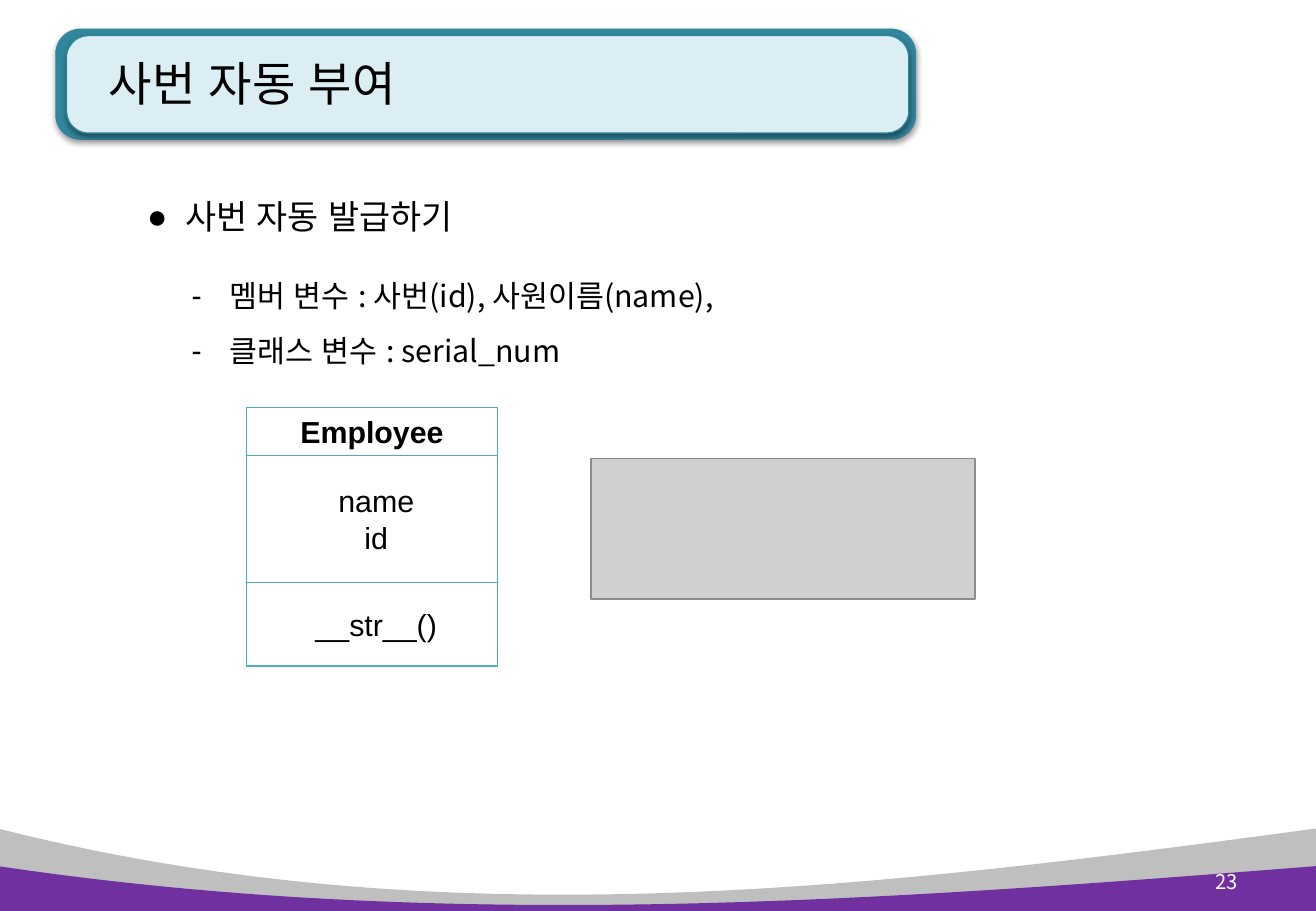
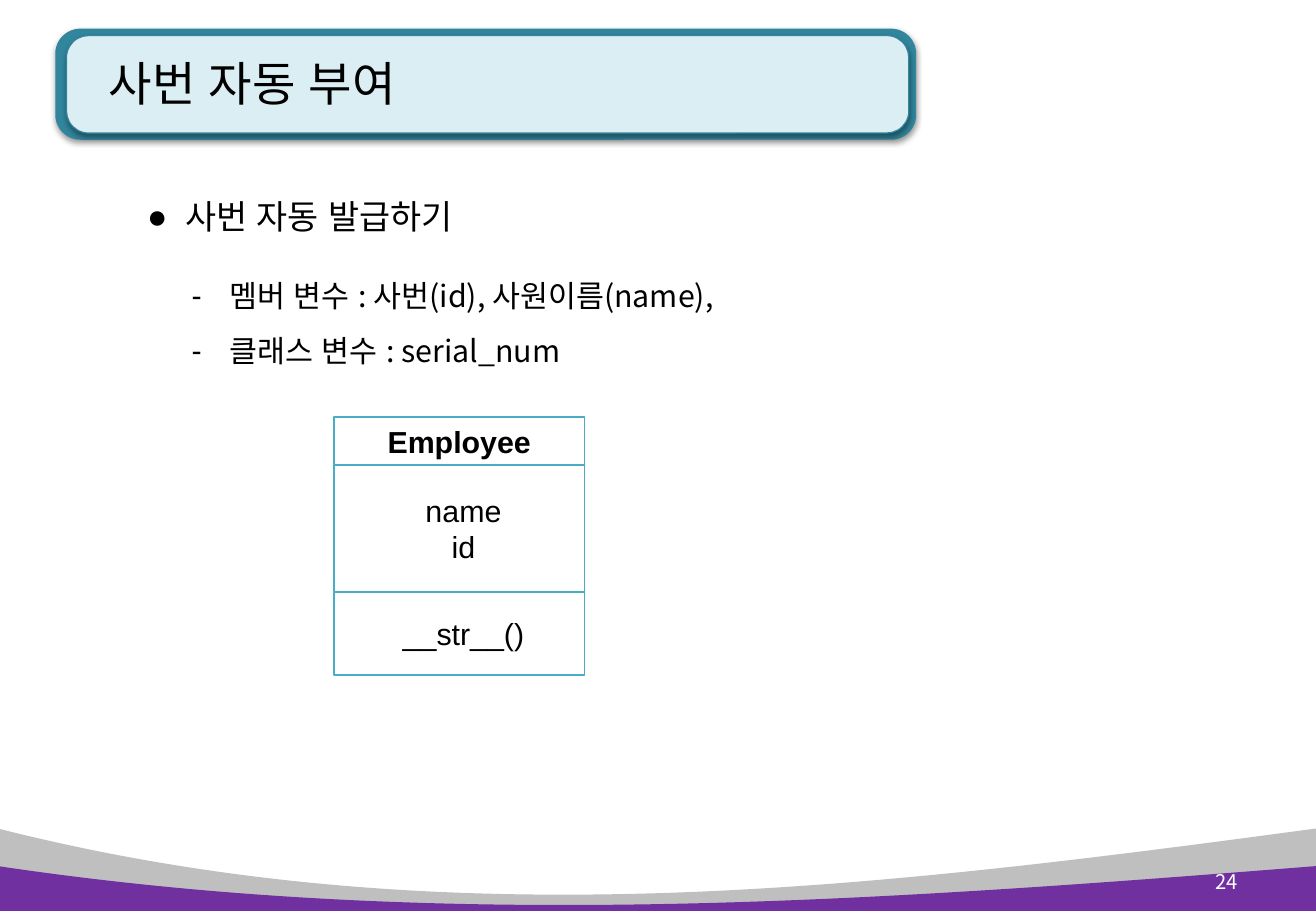
Before and after one commit to AhNyx/js_works, a slide deck: slide 24 of pyworks/python_ppt/Python 7장. 클래스와 상속 .pptx (slide 23 before the commit). Drawn at 1316x911 pixels with LibreOffice and Linux fonts; fonts in the diff are those of the drawing; grey boxes stand for pictures. Boxes give left, top, right and bottom in pixels: in the first picture for what was removed or moved away, otherwise in the second. Text is boxed around its words. In the diff, an @@ line names an element or a change of style, - is before the commit and + after.

```diff
--- a/pyworks/python_ppt/Python 7장. 클래스와 상속 .pptx
+++ b/pyworks/python_ppt/Python 7장. 클래스와 상속 .pptx
@@ 3 rectangles moved together from (x1=247, y1=408, x2=498, y2=667) to (x1=334, y1=418, x2=586, y2=676) @@
@@ picture removed at (x1=592, y1=459, x2=976, y2=599) @@
@@ page number at (x1=1216, y1=868, x2=1238, y2=889): text changed @@
-23
+24
```
Also in this commit, not shown: 16 other slides changed, 4 slides added, 31 other files.
